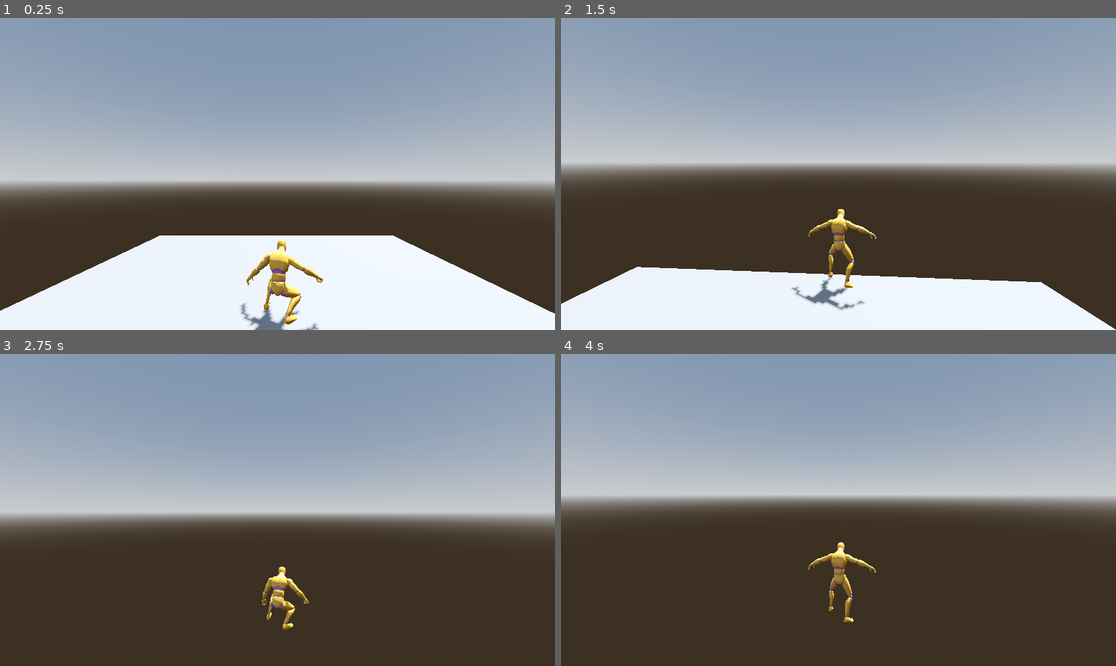
Above: before the commit, frames 1-4 (two rows, left to right).
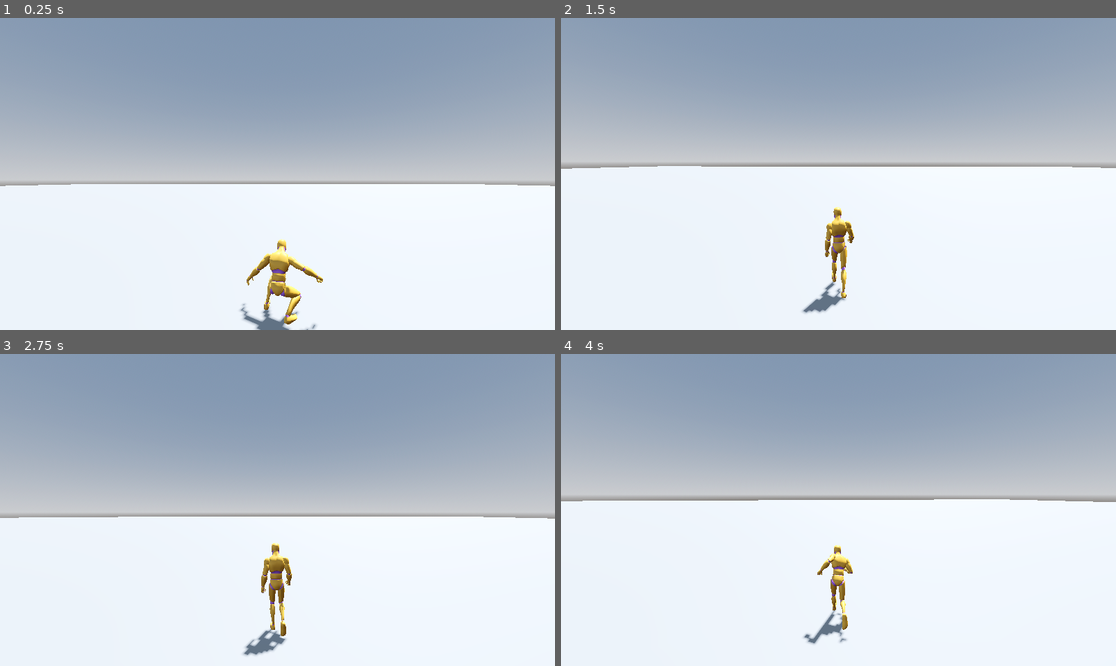
Above: after the commit, the same moments.

Repository: Orbital-Zero-Studio/orbital-zero
Game: Godot game, scene res://node_3d.tscn
The game is run twice, just before and just after one commit, with the same random seed, the same clock (stepped at 60 frames per second) and the same inputs.
Inputs (mouse positions are in pixels of both pictures, inside the frame that each line leads up to):
- Up to frame 1 (0.25 s): no input
- Up to frame 2 (1.5 s): tap Enter (ui_accept) at 0.5, 0.77 s; move the mouse to (866, 174) at 0.52 s; hold Shift 0.53-1.28 s; hold Up (ui_up) from 0.53 s (still down); click (866, 174) at 0.67 s; tap C at 0.8, 1.35 s; move the mouse to (810, 174) at 1.27 s; click (810, 174) at 1.42 s
- Up to frame 3 (2.75 s): keep holding Up (ui_up); tap Enter (ui_accept) at 1.52 s; tap V at 1.55, 2.1 s; move the mouse to (288, 503) at 2.02 s; click (288, 503) at 2.17 s; tap Ctrl at 2.3 s
- Up to frame 4 (4 s): keep holding Up (ui_up); move the mouse to (832, 516) at 2.77 s; tap Ctrl at 2.85 s; click (832, 516) at 2.92 s; tap Enter (ui_accept) at 3.02, 3.77 s; tap Shift at 3.05 s; move the mouse to (877, 513) at 3.52 s; hold Shift from 3.53 s (still down); click (877, 513) at 3.67 s; tap C at 3.8 s

The runs differ from the first frame. In frame 1, 24% of the frame differs, in the area x 0-100%, y 53-100%; in frame 2, 37%; in frame 3, 48%; in frame 4, 53%, in the area x 0-100%, y 46-100%.

Commit message:
Add punch and camera

Diff:
--- a/Player/Player.tscn
+++ b/Player/Player.tscn
@@ -16,5 +16,9 @@
 [node name="Camera3D" type="Camera3D" parent="." unique_id=742316515]
 transform = Transform3D(1, 0, 0, 0, 0.9869374, 0.1611043, 0, -0.1611043, 0.9869374, 0.06888318, 1.422576, 1.6962681)
 
+[node name="FPPCamera" type="Camera3D" parent="." unique_id=812345678]
+transform = Transform3D(1, 0, 0, 0, 1, 0, 0, 0, 1, 0, 1.75, -0.1)
+current = false
+
 [node name="UAL1_Standard" parent="." unique_id=1670055247 instance=ExtResource("2_q3lat")]
 transform = Transform3D(-0.9997516, 0, -0.022285912, 0, 1, 0, 0.022285912, 0, -0.9997516, 0, 0, 0)
--- a/Player/player.gd
+++ b/Player/player.gd
@@ -1,7 +1,9 @@
 extends CharacterBody3D
 
 # Movement
-const SPEED = 5.0
+const SPEED = 2.5
+const SPRINT_SPEED = 5.0
+const CROUCH_SPEED = 1.5
 const JUMP_VELOCITY = 4.5
 const ROTATION_SPEED = 10.0
 
@@ -18,10 +20,14 @@
 # State
 var is_jumping := false
 var was_in_air := false
+var is_punching := false
+var is_fpp := false
+var punch_toggle := false  # false = Punch_Cross, true = Punch_Jab
 
 @export var camera : Camera3D
 @onready var anim_player: AnimationPlayer = $UAL1_Standard/AnimationPlayer
 @onready var model: Node3D = $UAL1_Standard
+@onready var fpp_camera: Camera3D = $FPPCamera
 
 # Camera follow
 const CAMERA_OFFSET = Vector3(0.0, 2.5, 4.0)
@@ -29,9 +35,12 @@
 
 func _ready() -> void:
 	Input.mouse_mode = Input.MOUSE_MODE_CAPTURED
-	# Detach camera from player so it can follow smoothly
+	# Detach TPP camera so it can follow smoothly
 	if camera:
 		camera.set_as_top_level(true)
+	# FPP camera stays parented to player (moves with it automatically)
+	fpp_camera.current = false
+	camera.current = true
 
 func _physics_process(delta: float) -> void:
 	# Gravity
@@ -52,9 +61,20 @@
 	var cam_basis := Basis(Vector3.UP, camera_rotation_y * PI / 180.0)
 	var direction := (cam_basis * Vector3(input_dir.x, 0, input_dir.y)).normalized()
 
+	# Sprint Logic
+	var is_sprinting = Input.is_key_pressed(KEY_SHIFT) and input_dir.y < 0
+	# Crouch Logic
+	var is_crouching = Input.is_key_pressed(KEY_C)
+
+	var current_speed = SPEED
+	if is_crouching:
+		current_speed = CROUCH_SPEED
+	elif is_sprinting:
+		current_speed = SPRINT_SPEED
+
 	if direction:
-		velocity.x = direction.x * SPEED
-		velocity.z = direction.z * SPEED
+		velocity.x = direction.x * current_speed
+		velocity.z = direction.z * current_speed
 		var target_angle := atan2(direction.x, direction.z)
 		model.rotation.y = lerp_angle(model.rotation.y, target_angle, ROTATION_SPEED * delta)
 	else:
@@ -68,6 +88,11 @@
 	# Camera follow player
 	_update_camera(delta)
 
+	# Clear punching flag when animation finishes and reset speed
+	if is_punching and not anim_player.is_playing():
+		is_punching = false
+		anim_player.speed_scale = 1.0
+
 	# Animations
 	if is_on_floor():
 		if was_in_air:
@@ -75,27 +100,55 @@
 			is_jumping = false
 			anim_player.play("Jump_Land")
 		elif anim_player.current_animation == "Jump_Land" and anim_player.is_playing():
-			pass
+			# Allow directional input to break out of landing animation early
+			if direction:
+				if is_sprinting:
+					anim_player.play("Sprint")
+				elif is_crouching:
+					anim_player.play("Crouch_Fwd")
+				else:
+					anim_player.play("Walk")
+		elif is_punching:
+			pass  # Let punch_cross finish
 		else:
+			# Landing animation just finished — or normal ground movement
 			if direction:
-				if anim_player.current_animation != "Walk":
-					anim_player.play("Walk")
+				if is_crouching:
+					if anim_player.current_animation != "Crouch_Fwd":
+						anim_player.play("Crouch_Fwd")
+				elif is_sprinting:
+					if anim_player.current_animation != "Sprint":
+						anim_player.play("Sprint")
+				else:
+					if anim_player.current_animation != "Walk":
+						anim_player.play("Walk")
 			else:
-				if anim_player.current_animation != "Idle":
+				if is_crouching:
+					if anim_player.current_animation != "Crouch_Idle":
+						anim_player.play("Crouch_Idle")
+				elif anim_player.current_animation != "Idle":
 					anim_player.play("Idle")
 	else:
 		was_in_air = true
-		if is_jumping and not anim_player.is_playing():
+		is_punching = false  # Cancel punch if player leaves ground
+		# Wait for Jump_Start to finish before looping Jump
+		if anim_player.current_animation == "Jump_Start" and anim_player.is_playing():
+			pass  # Let Jump_Start play fully
+		elif anim_player.current_animation != "Jump":
 			anim_player.play("Jump")
-		elif not is_jumping:
-			if anim_player.current_animation != "Jump":
-				anim_player.play("Jump")
 
 func _update_camera(delta: float) -> void:
+	if is_fpp:
+		# FPP: rotate the camera node directly using mouse look
+		fpp_camera.rotation.x = deg_to_rad(camera_rotation_x)
+		# Rotate the whole player body on Y so movement matches look direction
+		rotation.y = deg_to_rad(-camera_rotation_y)
+		return
+
 	if not camera:
 		return
 
-	# Calculate camera pivot rotation
+	# TPP: Calculate camera pivot rotation
 	var yaw = deg_to_rad(camera_rotation_y)
 	var pitch = deg_to_rad(camera_rotation_x)
 
@@ -114,8 +167,39 @@
 
 	if event is InputEventMouseButton and event.pressed:
 		Input.mouse_mode = Input.MOUSE_MODE_CAPTURED
+		# Left click — punch (alternates each press)
+		if event.button_index == MOUSE_BUTTON_LEFT:
+			if is_on_floor():
+				is_punching = true
+				punch_toggle = !punch_toggle
+				anim_player.speed_scale = 1.5
+				anim_player.play("Punch_Jab" if punch_toggle else "Punch_Cross")
 
 	if event is InputEventMouseMotion:
 		camera_rotation_y -= event.relative.x * mouse_sensitivity
 		camera_rotation_x -= event.relative.y * mouse_sensitivity
-		camera_rotation_x = clamp(camera_rotation_x, -40, 60)
+		# Tighter vertical clamp in FPP for realistic feel
+		var pitch_limit = 80.0 if is_fpp else 60.0
+		camera_rotation_x = clamp(camera_rotation_x, -pitch_limit, pitch_limit)
+
+	# Toggle FPP / TPP with V key
+	if event is InputEventKey and event.keycode == KEY_V and event.pressed and not event.echo:
+		is_fpp = !is_fpp
+		if is_fpp:
+			# Switch to first-person
+			camera.current = false
+			fpp_camera.current = true
+			model.visible = false   # Hide body — simulates looking through your own eyes
+		else:
+			# Switch back to third-person
+			fpp_camera.current = false
+			camera.current = true
+			model.visible = true
+
+	# Punch on Ctrl press OR left mouse click (alternates Punch_Cross / Punch_Jab)
+	if event is InputEventKey and event.keycode == KEY_CTRL and event.pressed and not event.echo:
+		if is_on_floor():
+			is_punching = true
+			punch_toggle = !punch_toggle
+			anim_player.speed_scale = 1.5
+			anim_player.play("Punch_Jab" if punch_toggle else "Punch_Cross")
--- /dev/null
+++ b/World/Chunk.gd
@@ -0,0 +1,55 @@
+extends MeshInstance3D
+class_name Chunk
+
+const CHUNK_SIZE = 32
+const HEIGHT_SCALE = 0.0
+
+var x_coord: int
+var z_coord: int
+var noise: FastNoiseLite
+
+func _init(x: int, z: int, p_noise: FastNoiseLite):
+	x_coord = x
+	z_coord = z
+	noise = p_noise
+
+	# Create mesh
+	mesh = PlaneMesh.new()
+	mesh.size = Vector2(CHUNK_SIZE, CHUNK_SIZE)
+	mesh.subdivide_width = CHUNK_SIZE
+	mesh.subdivide_depth = CHUNK_SIZE
+
+	# Generate surface
+	var surface_tool = SurfaceTool.new()
+	surface_tool.create_from(mesh, 0)
+
+	var array_plane = surface_tool.commit()
+	var data_tool = MeshDataTool.new()
+	data_tool.create_from_surface(array_plane, 0)
+
+	for i in range(data_tool.get_vertex_count()):
+		var vertex = data_tool.get_vertex(i)
+		# Global coordinates
+		var global_x = vertex.x + x_coord * CHUNK_SIZE
+		var global_z = vertex.z + z_coord * CHUNK_SIZE
+
+		# Sample noise
+		var height = noise.get_noise_2d(global_x, global_z) * HEIGHT_SCALE
+		vertex.y = height
+
+		data_tool.set_vertex(i, vertex)
+
+	# Commit mesh
+	array_plane.clear_surfaces()
+	data_tool.commit_to_surface(array_plane)
+	surface_tool.begin(Mesh.PRIMITIVE_TRIANGLES)
+	surface_tool.create_from(array_plane, 0)
+	surface_tool.generate_normals()
+
+	mesh = surface_tool.commit()
+
+	# Collision
+	create_trimesh_collision()
+
+	# Position the chunk
+	position = Vector3(x_coord * CHUNK_SIZE, 0, z_coord * CHUNK_SIZE)
--- /dev/null
+++ b/World/FlatLevel.tscn
@@ -0,0 +1,46 @@
+[gd_scene format=3 uid="uid://b82j3n4k5d6"]
+
+[ext_resource type="PackedScene" uid="uid://cnmpjeb27xqed" path="res://Player/Player.tscn" id="1_player"]
+
+[sub_resource type="ProceduralSkyMaterial" id="ProceduralSkyMaterial_grass"]
+sky_horizon_color = Color(0.64625, 0.65575, 0.67075, 1)
+ground_horizon_color = Color(0.64625, 0.65575, 0.67075, 1)
+
+[sub_resource type="Sky" id="Sky_grass"]
+sky_material = SubResource("ProceduralSkyMaterial_grass")
+
+[sub_resource type="Environment" id="Environment_grass"]
+background_mode = 2
+sky = SubResource("Sky_grass")
+tonemap_mode = 2
+glow_enabled = true
+
+[sub_resource type="StandardMaterial3D" id="StandardMaterial3D_grass"]
+albedo_color = Color(0.12, 0.45, 0.12, 1)
+roughness = 0.9
+
+[sub_resource type="PlaneMesh" id="PlaneMesh_ground"]
+material = SubResource("StandardMaterial3D_grass")
+size = Vector2(1000, 1000)
+
+[sub_resource type="WorldBoundaryShape3D" id="WorldBoundaryShape3D_ground"]
+
+[node name="FlatLevel" type="Node3D"]
+
+[node name="WorldEnvironment" type="WorldEnvironment" parent="."]
+environment = SubResource("Environment_grass")
+
+[node name="DirectionalLight3D" type="DirectionalLight3D" parent="."]
+transform = Transform3D(-0.866025, -0.433013, 0.25, 0, 0.5, 0.866025, -0.5, 0.75, -0.433013, 0, 0, 0)
+shadow_enabled = true
+
+[node name="Ground" type="MeshInstance3D" parent="."]
+mesh = SubResource("PlaneMesh_ground")
+
+[node name="StaticBody3D" type="StaticBody3D" parent="Ground"]
+
+[node name="CollisionShape3D" type="CollisionShape3D" parent="Ground/StaticBody3D"]
+shape = SubResource("WorldBoundaryShape3D_ground")
+
+[node name="Player" parent="." instance=ExtResource("1_player")]
+transform = Transform3D(1, 0, 0, 0, 1, 0, 0, 0, 1, 0, 2, 0)
--- /dev/null
+++ b/World/WorldGenerator.gd
@@ -0,0 +1,70 @@
+extends Node3D
+
+const CHUNK_SIZE = 32
+const RENDER_DISTANCE = 3
+const CHUNK_UPDATE_INTERVAL = 0.5
+
+var chunks = {}
+var noise = FastNoiseLite.new()
+var player: CharacterBody3D
+var last_player_chunk_pos = Vector2i(0, 0)
+var time_since_last_update = 0.0
+
+func _ready():
+	noise.seed = randi()
+	noise.noise_type = FastNoiseLite.TYPE_PERLIN
+	noise.frequency = 0.03
+
+	player = get_node("../Player")
+	update_chunks()
+
+func _process(delta):
+	if not player:
+		return
+
+	time_since_last_update += delta
+	if time_since_last_update < CHUNK_UPDATE_INTERVAL:
+		return
+
+	time_since_last_update = 0.0
+
+	var player_pos = player.global_position
+	# Convert player position to chunk coordinates
+	var current_chunk_x = int(round(player_pos.x / CHUNK_SIZE))
+	var current_chunk_z = int(round(player_pos.z / CHUNK_SIZE))
+	var current_chunk_pos = Vector2i(current_chunk_x, current_chunk_z)
+
+	if current_chunk_pos != last_player_chunk_pos:
+		last_player_chunk_pos = current_chunk_pos
+		update_chunks()
+
+func update_chunks():
+	var needed_chunks = []
+
+	# Determine which chunks should exist
+	for x in range(-RENDER_DISTANCE, RENDER_DISTANCE + 1):
+		for z in range(-RENDER_DISTANCE, RENDER_DISTANCE + 1):
+			var chunk_coord = Vector2i(last_player_chunk_pos.x + x, last_player_chunk_pos.y + z)
+			needed_chunks.append(chunk_coord)
+
+			if not chunks.has(chunk_coord):
+				create_chunk(chunk_coord.x, chunk_coord.y)
+
+	# Remove chunks that are too far
+	var chunks_to_remove = []
+	for chunk_coord in chunks.keys():
+		if not chunk_coord in needed_chunks:
+			chunks_to_remove.append(chunk_coord)
+
+	for chunk_coord in chunks_to_remove:
+		remove_chunk(chunk_coord)
+
+func create_chunk(x, z):
+	var chunk = Chunk.new(x, z, noise)
+	add_child(chunk)
+	chunks[Vector2i(x, z)] = chunk
+
+func remove_chunk(coord):
+	if chunks.has(coord):
+		chunks[coord].queue_free()
+		chunks.erase(coord)
--- a/node_3d.tscn
+++ b/node_3d.tscn
@@ -1,6 +1,7 @@
 [gd_scene format=3 uid="uid://cy7h3n355dtjw"]
 
 [ext_resource type="PackedScene" uid="uid://cnmpjeb27xqed" path="res://Player/Player.tscn" id="1_a202f"]
+[ext_resource type="Script" uid="uid://cwkxyasdi2pag" path="res://World/WorldGenerator.gd" id="2_worldgenerator"]
 
 [sub_resource type="ProceduralSkyMaterial" id="ProceduralSkyMaterial_noarx"]
 sky_horizon_color = Color(0.66224277, 0.6717428, 0.6867428, 1)
@@ -15,13 +16,8 @@
 tonemap_mode = 2
 glow_enabled = true
 
-[sub_resource type="PlaneMesh" id="PlaneMesh_jka67"]
-size = Vector2(10, 10)
-
-[sub_resource type="ConvexPolygonShape3D" id="ConvexPolygonShape3D_i5arm"]
-points = PackedVector3Array(-100, 0, -100, -100, 0, 100, 100, 0, -100, 100, 0, 100)
-
 [node name="Node3D" type="Node3D" unique_id=1019572088]
+transform = Transform3D(1, 0, 0, 0, 1, 0, 0, 0, 1, 0, -0.03555584, 0)
 
 [node name="WorldEnvironment" type="WorldEnvironment" parent="." unique_id=1564927275]
 environment = SubResource("Environment_r3fl7")
@@ -30,14 +26,8 @@
 transform = Transform3D(-0.8660254, -0.43301278, 0.25, 0, 0.49999997, 0.86602545, -0.50000006, 0.75, -0.43301266, 0, 0, 0)
 shadow_enabled = true
 
-[node name="MeshInstance3D" type="MeshInstance3D" parent="." unique_id=1427901586]
-transform = Transform3D(1, 0, 0, 0, 1, 0, 0, 0, 1, -0.0094047785, 0, 0)
-mesh = SubResource("PlaneMesh_jka67")
-
-[node name="StaticBody3D" type="StaticBody3D" parent="MeshInstance3D" unique_id=1422250011]
-
-[node name="CollisionShape3D" type="CollisionShape3D" parent="MeshInstance3D/StaticBody3D" unique_id=1915653181]
-shape = SubResource("ConvexPolygonShape3D_i5arm")
+[node name="WorldGenerator" type="Node3D" parent="." unique_id=1409119603]
+script = ExtResource("2_worldgenerator")
 
 [node name="Player" parent="." unique_id=999696876 instance=ExtResource("1_a202f")]
 transform = Transform3D(1, 0, 0, 0, 1, 0, 0, 0, 1, 0.045595646, 0.065176725, 0.034712315)
Not shown, added: World/Chunk.gd.uid
Not shown, added: World/WorldGenerator.gd.uid
